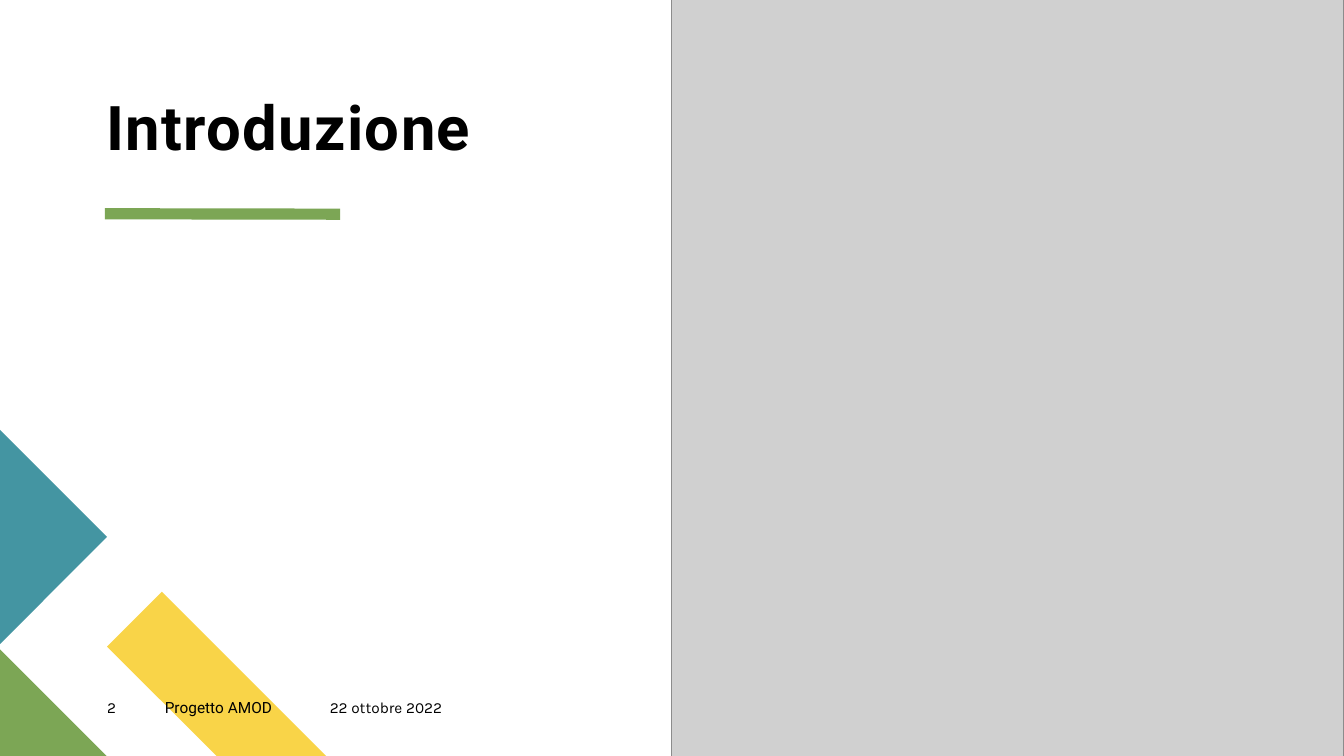
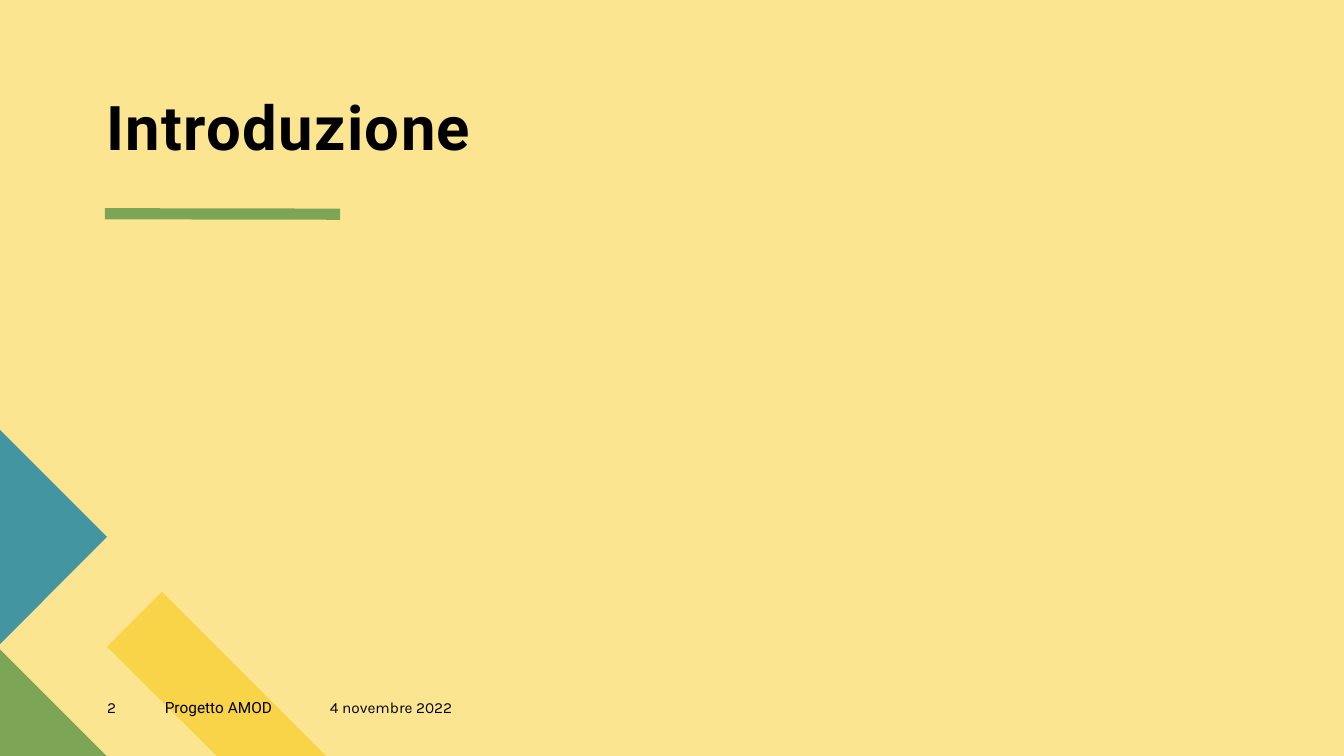
Before and after one commit to GiulioAppetito/Progetto-AMOD-21-22, a slide deck: slide 2 of Presentazione Progetto AMOD.pptx. Drawn at 1344x756 pixels with LibreOffice and Linux fonts; fonts in the diff are those of the drawing; grey boxes stand for pictures. Boxes give left, top, right and bottom in pixels: in the first picture for what was removed or moved away, otherwise in the second. Text is boxed around its words. In the diff, an @@ line names an element or a change of style, - is before the commit and + after.

```diff
--- a/Presentazione Progetto AMOD.pptx
+++ b/Presentazione Progetto AMOD.pptx
@@ background #FFFFFF to #FBE591 @@
@@ picture removed at box(673, 0, 1344, 756) @@
@@ text at box(330, 702, 452, 713): text changed @@
-22 ottobre 2022
+4 novembre 2022
```
Also in this commit, not shown: 16 other slides changed, 9 slides added, 1 slide removed.
